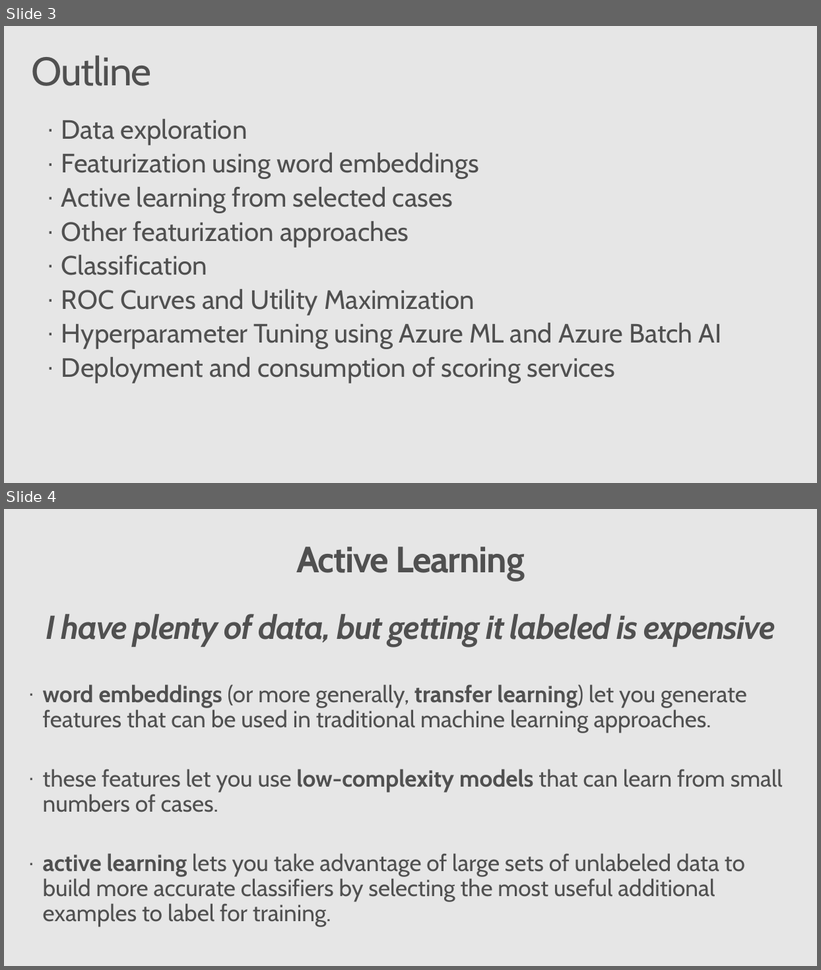
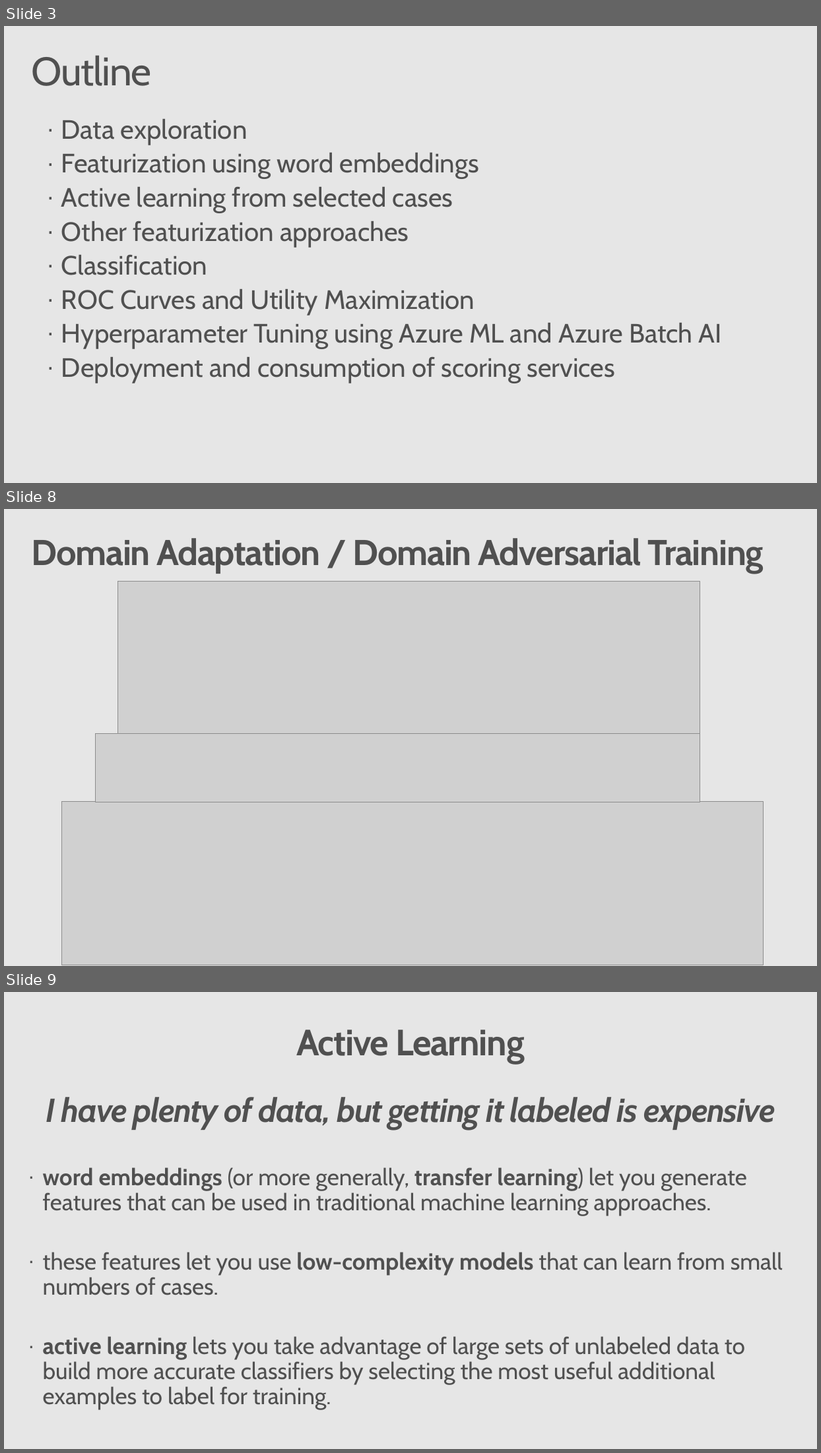
Before and after one commit to Azure/active-learning-workshop, a slide deck: active_learning_workshop.pptx. Shown one above the other, each under a label of ours: slides 3 and 4 before the commit, slides 3, 8 and 9 after it; the slides between them are not shown. The pictures are 821x970 and 821x1453 pixels, drawn with LibreOffice and Linux fonts; fonts in the diff are those of the drawing; grey boxes stand for pictures; background and template pictures are left out. Boxes give left, top, right and bottom in pixels: in the first picture for what was removed or moved away, otherwise in the second. Text is boxed around its words. In the diff, an @@ line names an element or a change of style, - is before the commit and + after.

```diff
--- a/active_learning_workshop.pptx
+++ b/active_learning_workshop.pptx
@@ slide 8 added at (4,509,817,966), background #E6E6E6 @@
@@ title added at (32,538,764,573), 43.2 pt, text #505050, bold @@
+Domain Adaptation / Domain Adversarial Training
@@ picture added at (118,582,700,734) @@
@@ picture added at (96,733,700,802) @@
@@ picture added at (62,801,763,965) @@
@@ what was slide 4 is now slide 9 @@
```
Also in this commit, not shown: 4 other slides added.
